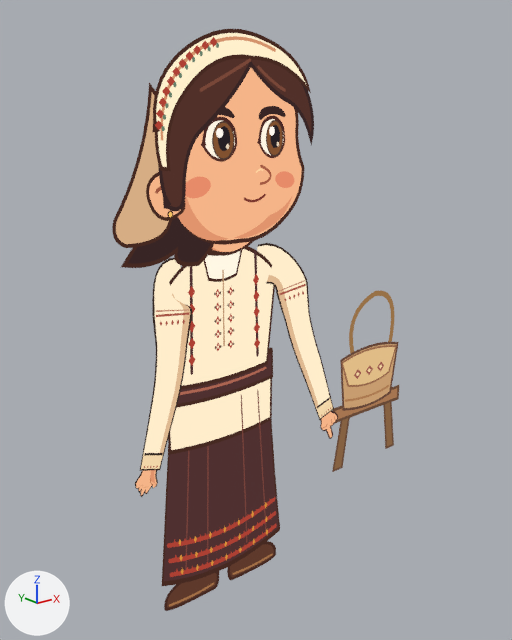
Renders of the glTF model assets/recuzita/mama-traista.glb from each side of a commit.
The view is the same before and after, from a 50 mm camera at (-3.59, -5.03, 4.78) aimed at (0.43, -0.01, 2.77). Arrows for +X, +Y and +Z are at lower left; the lights stay in place. The picture after the commit comes second. Where no turn or scale is listed for an object, it has been applied to the vertices. Vertices at exactly the same position are counted once.

The first picture shows 'Mânecă, umăr și manșetă · L', 'Mânecă, umăr și manșetă · R', 'Palmă articulată · R', 'Palmă · aratator · L', 'Traistă pentru școală', 'mother / Eye open · L', 'mother / Eye open · R', 'mother / Face', 'mother / Front hair', 'mother / Hair silhouette', 'mother / Leather shoe · R', 'mother / Lower tunic and waist', 'mother / Shirt and clothing panels', 'mother / Skirt' and 7 more.
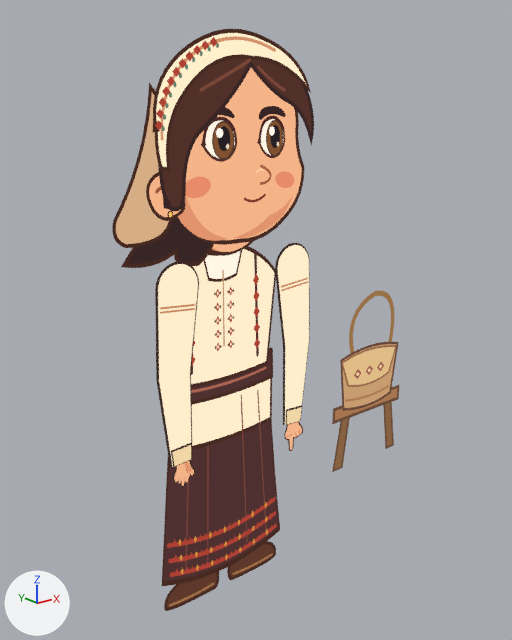
Edits to the bpy script that builds the scene:
```text
Change me_palmă_articulată___r:
    remove me_palmă_articulată___r.from_pydata(...)  # 602 vertices, 580 faces; spans x -1.106..-0.878, y -0.312..-0.308, z -0.3..0.009
    add me_palmă_articulată___r.from_pydata(...)  # 602 vertices, 580 faces; spans x -0.743..-0.514, y -0.322..-0.318, z -0.355..-0.051
    me_palmă_articulată___r part 1: the loose piece of 47 vertices spanning x -0.96..-0.9, y -0.309, z -0.244..-0.032 is turned -21 degrees about the y axis through its middle, then moved by (0.346, -0.01, -0.026)
    me_palmă_articulată___r part 2: 435 of 602 vertices moved; they spanned x -1.106..-0.878, y -0.308, z -0.3..0.009 and now span x -0.743..-0.514, y -0.318, z -0.355..-0.051; mean shift (0.38, -0.01, -0.049); largest move (-1.052, -0.308, -0.299) -> (-0.64, -0.318, -0.355)
    other edits to the shape of me_palmă_articulată___r do not show in these pictures
Change me_palmă___aratator___l:
    remove me_palmă___aratator___l.from_pydata(...)  # 375 vertices, 355 faces; spans x 0.877..1.14, y -0.444..-0.44, z -0.369..0.01
    add me_palmă___aratator___l.from_pydata(...)  # 375 vertices, 355 faces; spans x 0.53..0.775, y -0.322..-0.318, z -0.417..-0.049
    me_palmă___aratator___l part 3: 255 of 375 vertices moved; they spanned x 0.877..1.14, y -0.44, z -0.369..0.01 and now span x 0.53..0.775, y -0.318, z -0.417..-0.049; mean shift (-0.379, 0.122, -0.053); largest move (1.052, -0.44, -0.368) -> (0.617, -0.318, -0.417)
    other edits to the shape of me_palmă___aratator___l do not show in these pictures
Remove ob_mânecă__umăr_și_manșetă___l:
    ob_mânecă__umăr_și_manșetă___l = bpy.data.objects.new('Mânecă, umăr și manșetă · L', me_mânecă_desenată_continuu_001)
Remove ob_mânecă__umăr_și_manșetă___r:
    ob_mânecă__umăr_și_manșetă___r = bpy.data.objects.new('Mânecă, umăr și manșetă · R', me_mânecă_desenată_continuu)
Add ob_mânecă___r:
    ob_mânecă___r = bpy.data.objects.new('Mânecă · R', me_mânecă___r)  # 128 vertices, 104 faces; spans x -0.85..-0.41, y -0.33..-0.3, z -0.12..1.66; in mat_ink_3a2925 (black #000000), mat_ink_ffedcb (black #000000, glowing beige #ffedcb), mat_ink_f1d6a6 (black #000000, glowing beige #f1d6a6), mat_ink_c68659 (black #000000, glowing orange #c68659)
    ob_mânecă___r.location = (0.0, 0.0, 1.87)
Add ob_mânecă___l:
    ob_mânecă___l = bpy.data.objects.new('Mânecă · L', me_mânecă___l)  # 128 vertices, 104 faces; spans x 0.41..0.85, y -0.33..-0.3, z -0.12..1.66; in mat_ink_3a2925 (black #000000), mat_ink_ffedcb (black #000000, glowing beige #ffedcb), mat_ink_f1d6a6 (black #000000, glowing beige #f1d6a6), mat_ink_c68659 (black #000000, glowing orange #c68659)
    ob_mânecă___l.location = (0.0, 0.0, 1.87)
```

Location of each change, (x1, y1, x2, y2) in pixels of the pictures (512 x 640 px; the box of a moved part takes in the faces that stretch with it):
'Mânecă · R', added: after (155, 262, 199, 467)
    faces in mat_ink_ffedcb (black #000000, glowing beige #ffedcb): (158, 264, 198, 467)
    faces in mat_ink_3a2925 (black #000000): (155, 262, 199, 467)
    faces in mat_ink_f1d6a6 (black #000000, glowing beige #f1d6a6): (172, 445, 191, 466)
    faces in mat_ink_c68659 (black #000000, glowing orange #c68659): (160, 304, 195, 314)
'Mânecă, umăr și manșetă · R', deleted: before (140, 258, 192, 471)
    faces in mat_ink_ffedcb (black #000000, glowing beige #ffedcb): (144, 260, 184, 454)
    faces in mat_ink_dfb991 (black #000000, glowing beige #dfb991): (160, 294, 190, 453)
    faces in mat_ink_372a24 (black #000000): (140, 258, 192, 471)
    faces in mat_ink_f2d6a9 (black #000000, glowing beige #f2d6a9): (141, 455, 163, 469)
    faces in mat_ink_a95647 (black #000000, glowing red #a95647): (144, 312, 190, 468)
'Mânecă · L', added: after (275, 243, 310, 425)
    faces in mat_ink_ffedcb (black #000000, glowing beige #ffedcb): (277, 245, 309, 425)
    faces in mat_ink_3a2925 (black #000000): (275, 243, 310, 425)
    faces in mat_ink_f1d6a6 (black #000000, glowing beige #f1d6a6): (287, 407, 302, 424)
'Mânecă, umăr și manșetă · L', deleted: before (257, 243, 334, 420)
    faces in mat_ink_ffedcb (black #000000, glowing beige #ffedcb): (257, 245, 330, 405)
    faces in mat_ink_dfb991 (black #000000, glowing beige #dfb991): (267, 275, 318, 408)
    faces in mat_ink_372a24 (black #000000): (258, 243, 334, 420)
    faces in mat_ink_f2d6a9 (black #000000, glowing beige #f2d6a9): (316, 399, 333, 418)
'Palmă articulată · R', reshaped: before (135, 470, 158, 497); after (173, 461, 195, 487)
'Palmă · aratator · L', reshaped: before (320, 411, 338, 439); after (284, 422, 303, 451)
part 1 of me_palmă_articulată___r, moved or reshaped: before (150, 470, 156, 484); after (184, 461, 193, 473)
part 2 of me_palmă_articulată___r, moved or reshaped: before (135, 470, 158, 497); after (173, 461, 195, 487)
